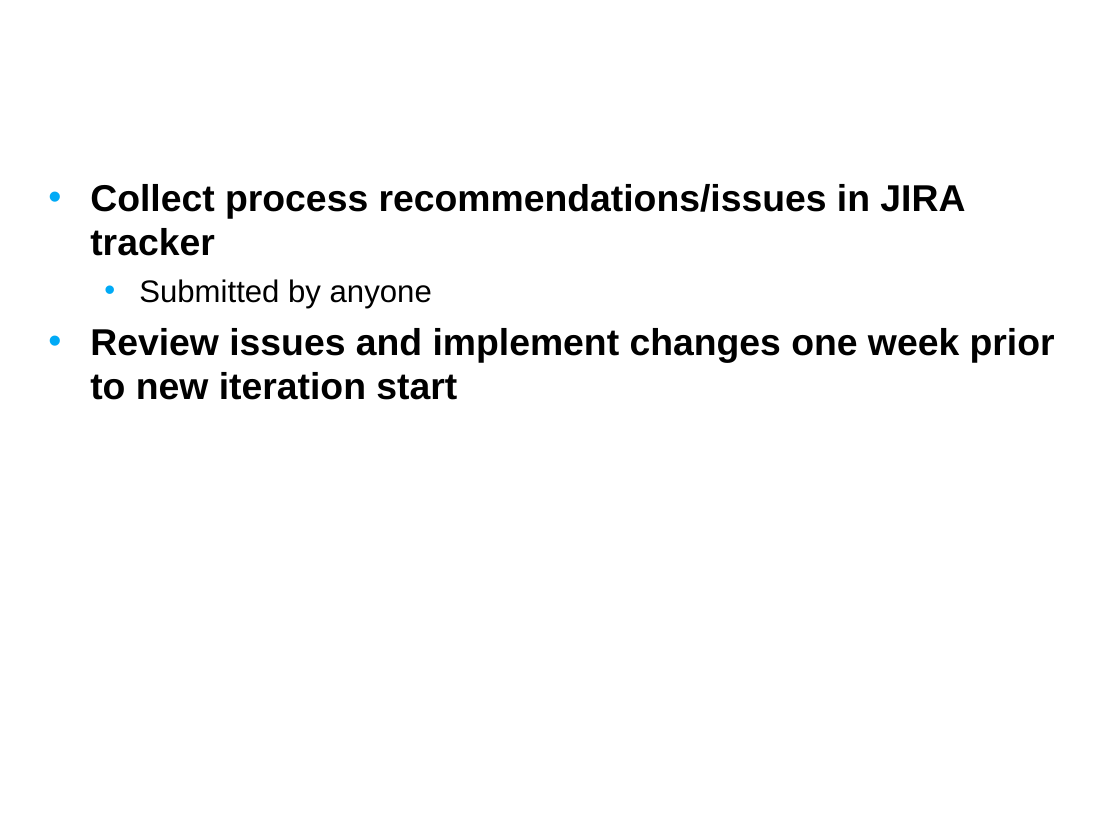
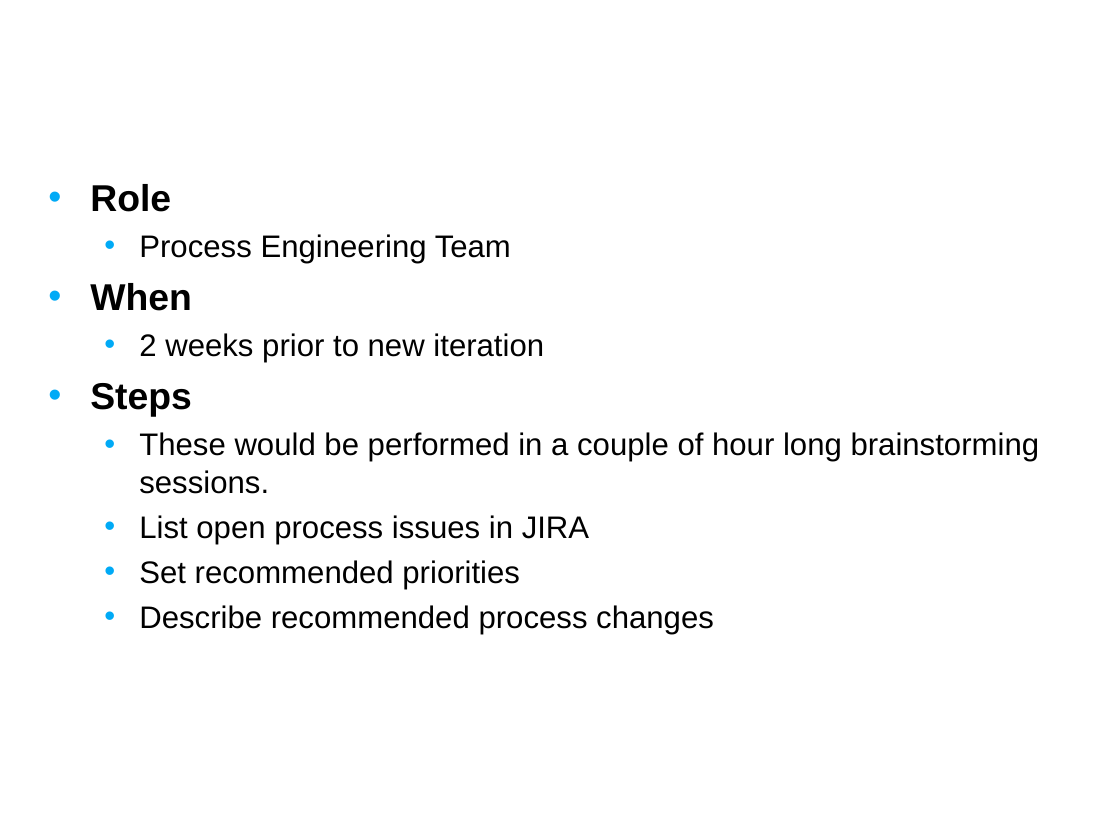
Before and after one commit to NCIP/caarray-docs, a slide deck: slide 11 of environment/references/process_improvement_proposal.ppt (slide 8 before the commit). Drawn at 1120x840 pixels with LibreOffice and Linux fonts; fonts in the diff are those of the drawing; background and template pictures are left out. Boxes give left, top, right and bottom in pixels: in the first picture for what was removed or moved away, otherwise in the second. Text is boxed around its words. In the diff, an @@ line names an element or a change of style, - is before the commit and + after.

Commit message:
Updated with governance content

```diff
--- a/environment/references/process_improvement_proposal.ppt
+++ b/environment/references/process_improvement_proposal.ppt
@@ text at (90,184,1040,634): text changed; size 24 to 20 pt; bold off @@
-• Collect process recommendations/issues in JIRA tracker
-  • Submitted by anyone
-• Review issues and implement changes one week prior to new iteration start
+• Role
+  • Process Engineering Team
+• When
+  • 2 weeks prior to new iteration
+• Steps
+  • These would be performed in a couple of hour long brainstorming sessions.
+  • List open process issues in JIRA
+  • Set recommended priorities
+  • Describe recommended process changes
```
Also in this commit, not shown: 8 other slides changed, 3 slides added.
